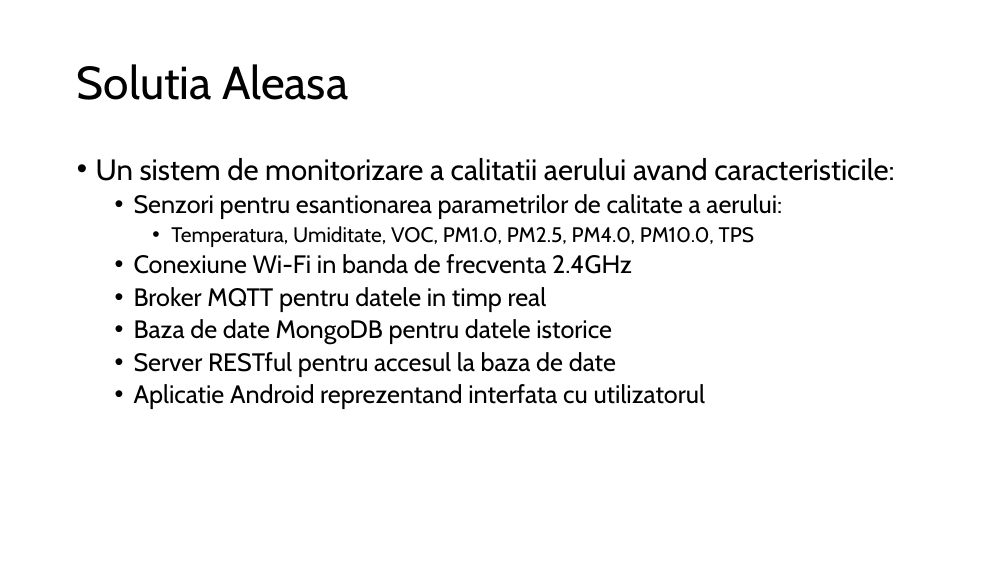
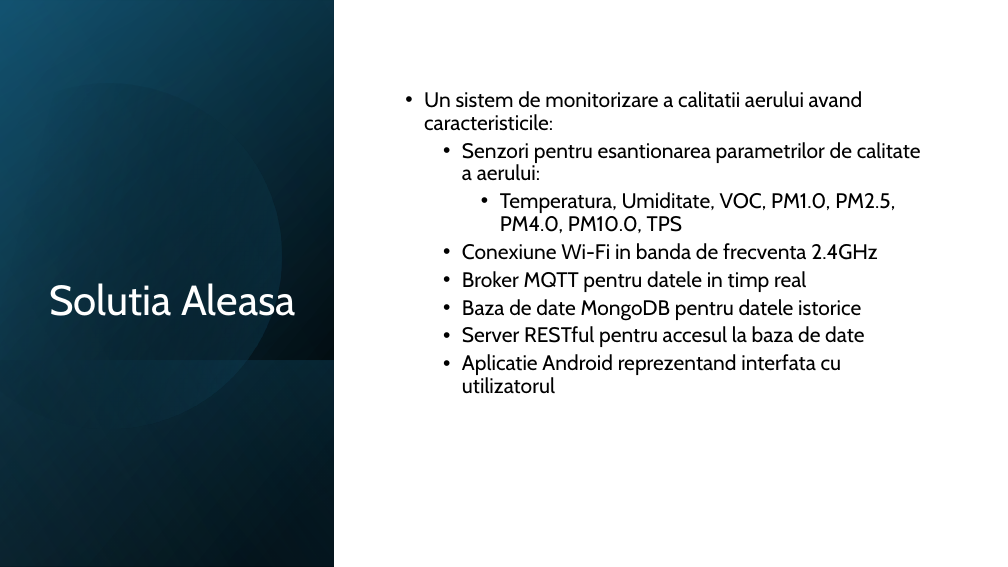
Before and after one commit to Coposescu/IoTDocumentation, a slide deck: slide 7 of Coposescu_Mihai_Octavian_prezentare.pptx. Drawn at 1008x567 pixels with LibreOffice and Linux fonts; fonts in the diff are those of the drawing. Boxes give left, top, right and bottom in pixels: in the first picture for what was removed or moved away, otherwise in the second. Text is boxed around its words. In the diff, an @@ line names an element or a change of style, - is before the commit and + after.

```diff
--- a/Coposescu_Mihai_Octavian_prezentare.pptx
+++ b/Coposescu_Mihai_Octavian_prezentare.pptx
@@ rectangle added at bbox=[0, 0, 1008, 567], fill #FFFFFF @@
@@ rectangle added at bbox=[0, 0, 334, 567], fill gradient #000000 to #104862 @@
@@ rectangle added at bbox=[0, 1, 334, 567], fill gradient #000000 to #156082 @@
@@ rectangle added at bbox=[0, 0, 334, 566], fill gradient #000000 to #46B1E1 @@
@@ freeform shape added at bbox=[0, 42, 323, 464], fill gradient #000000 to #156082 @@
@@ title "Solutia Aleasa": place and size @@
-title "Solutia Aleasa" at bbox=[77, 64, 348, 100]
+title "Solutia Aleasa" at bbox=[49, 283, 295, 316]
@@ title "Solutia Aleasa" at bbox=[49, 283, 295, 316]: size 44 to 40 pt, text colour #000000 to #FFFFFF; alignment left to right; vertical alignment middle to bottom @@
@@ text "Un sistem de monitorizare a ...": place and size @@
-text "Un sistem de monitorizare a ..." at bbox=[96, 158, 894, 409]
+text "Un sistem de monitorizare a ..." at bbox=[424, 91, 921, 394]
@@ text "Un sistem de monitorizare a ..." at bbox=[424, 91, 921, 394]: vertical alignment top to middle @@
@@ text at bbox=[424, 91, 921, 394]: size 28 to 20 pt in "Un sistem de monitorizare a calitatii aerului ..."; size 24 to 20 pt in "Senzori pentru esantionarea parametrilor de calitate a ...", "Conexiune Wi-Fi in banda de frecventa 2.4GHz", "Broker MQTT pentru datele in timp real", "Baza de date MongoDB pentru datele istorice" and 2 more places @@
@@ rectangle added at bbox=[0, 360, 334, 567], fill gradient #156082 to #000000 @@
```
Also in this commit, not shown: 14 other slides changed, 7 slides added, 2 slides removed.
